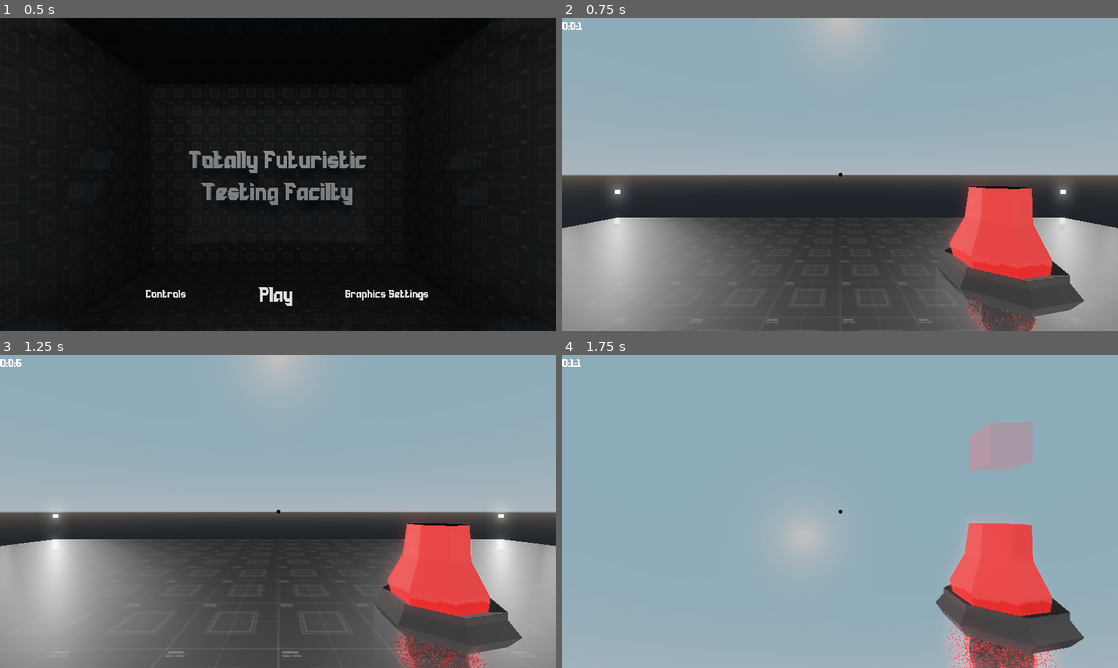
Above: before the commit, frames 1-4 (two rows, left to right).
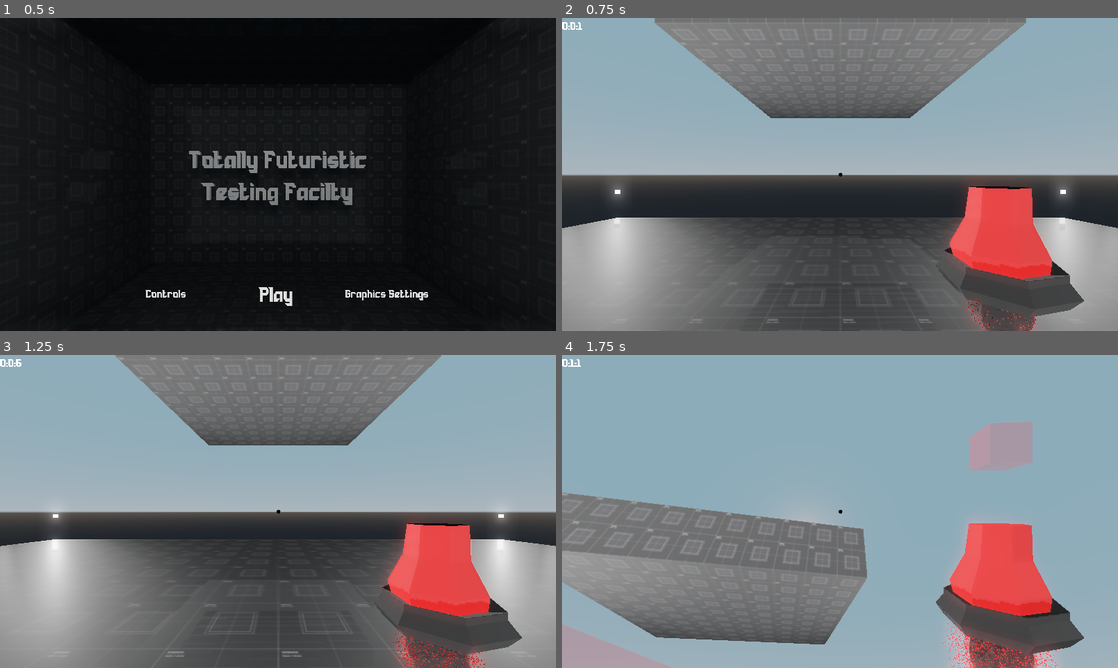
Above: after the commit, the same moments.

Repository: Benjols/Totally-Futuristic-Testing-Facility
Game: Godot game, scene res://Scenes/menus/Title Screen/Title Screen.tscn
Same seed, same stepped clock (60 frames per second), same inputs: the game is played once before the commit and once after it.
Inputs (mouse positions are in pixels of both pictures, inside the frame that each line leads up to):
- Up to frame 1 (0.5 s): no input
- Up to frame 2 (0.75 s): click "Play" at 0.5 s
- Up to frame 3 (1.25 s): no input
- Up to frame 4 (1.75 s): move the mouse to (867, 511) at 1.27 s; hold D (move_right) from 1.28 s (still down); tap 1 (wall) at 1.35 s; tap Space (jump) at 1.52 s

Frame 1 is identical in both runs. In frame 2, 15% of the frame differs, in the area x 16-84%, y 0-32%; in frame 3, 12%; in frame 4, 20%, in the area x 0-55%, y 44-93%.

Commit message:
Attempt 2 at making rotation possible

Diff:
--- a/Scenes/Levels/testLevel.tscn
+++ b/Scenes/Levels/testLevel.tscn
@@ -60,6 +60,12 @@
 [node name="CollisionShape" type="CollisionShape" parent="CSGCombiner/MeshInstance/StaticBody"]
 shape = SubResource( 2 )
 
+[node name="CSGBox5" type="CSGBox" parent="CSGCombiner"]
+transform = Transform( 1, 0, 0, 0, 1, 0, 0, 0, 1, 0, 8, -11 )
+width = 10.0
+depth = 10.0
+material = ExtResource( 1 )
+
 [node name="NewFPS" parent="." instance=ExtResource( 3 )]
 transform = Transform( 0.25, 0, 0, 0, 0.25, 0, 0, 0, 0.25, 0, 3, 0 )
 
--- a/Scripts/player/abilities/WallSprite.gd
+++ b/Scripts/player/abilities/WallSprite.gd
@@ -19,5 +19,7 @@
 
 func _process(delta):
 	global_transform.origin = raycast.get_collision_point()
-	#look_at(to_global(raycast.get_collision_normal()), Vector3.UP)
-	rotation = raycast.get_collision_normal()
+	var originalRot = Quat(transform.basis.get_rotation_quat())
+	var angledRot = Quat(raycast.get_collision_normal())
+	var c = originalRot.slerp(angledRot, 1)
+	transform.basis = Basis(c)
Not shown: 2 places in Scenes/menus/Title Screen/Title Screen.tscn that only renumber resources
